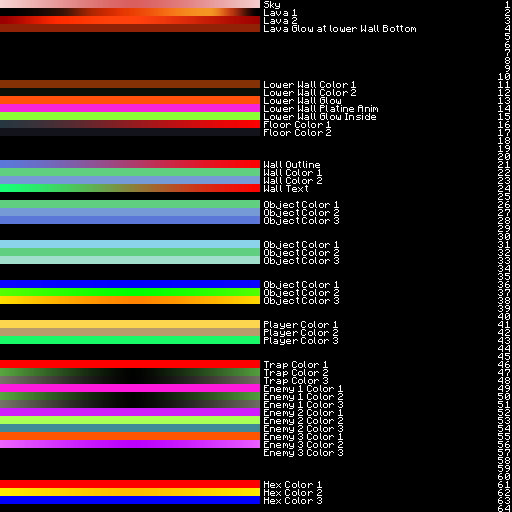
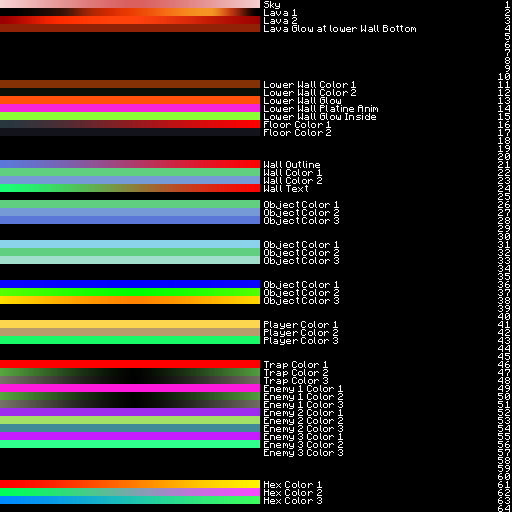
Layer changes from the first w=512, h=512 image to the second:
painted on "Rectangle 1" (10th of 13, in "Enemy Sputnik") over [left=0, top=408, right=260, bottom=416]
painted on "Rectangle 1 copy" (10th of 13, in "Enemy Sputnik") over [left=0, top=416, right=260, bottom=424]
painted on "Rectangle 1" (11th of 13, in "Enemy Sphere") over [left=0, top=432, right=260, bottom=440]
painted on "Rectangle 1 copy" (11th of 13, in "Enemy Sphere") over [left=0, top=440, right=260, bottom=448]
painted on "Rectangle 1 copy" (13th of 13, in "Hex Gegner") over [left=0, top=488, right=260, bottom=496]
painted on "Rectangle 1 copy 2" (13th of 13, in "Hex Gegner") over [left=0, top=496, right=260, bottom=504]
